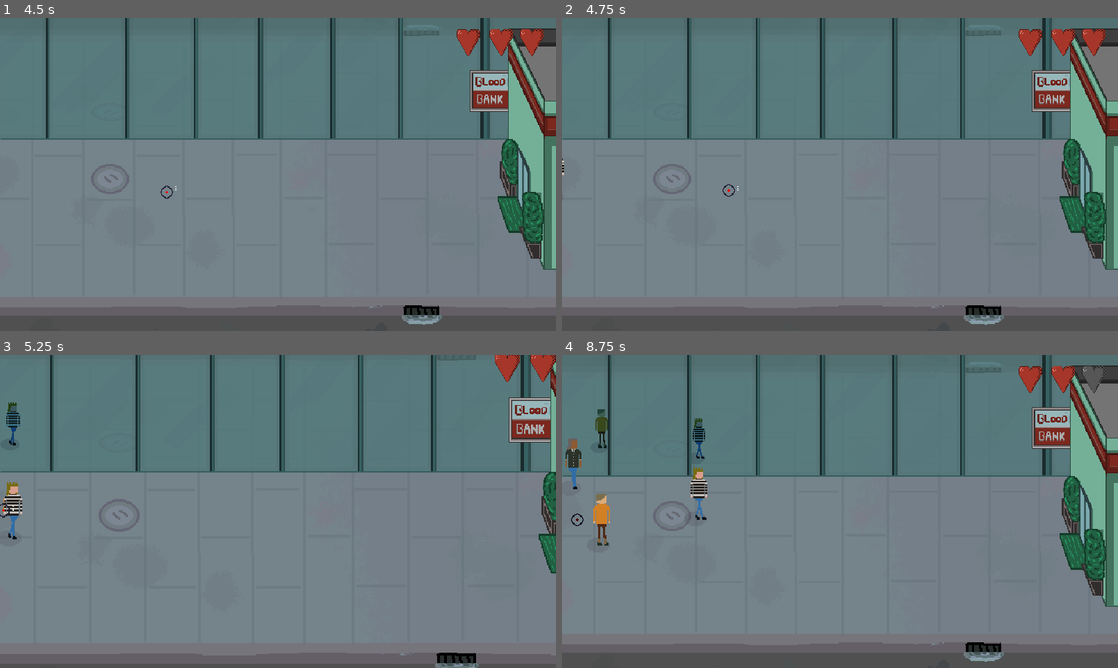
Above: before the commit, frames 1-4 (two rows, left to right).
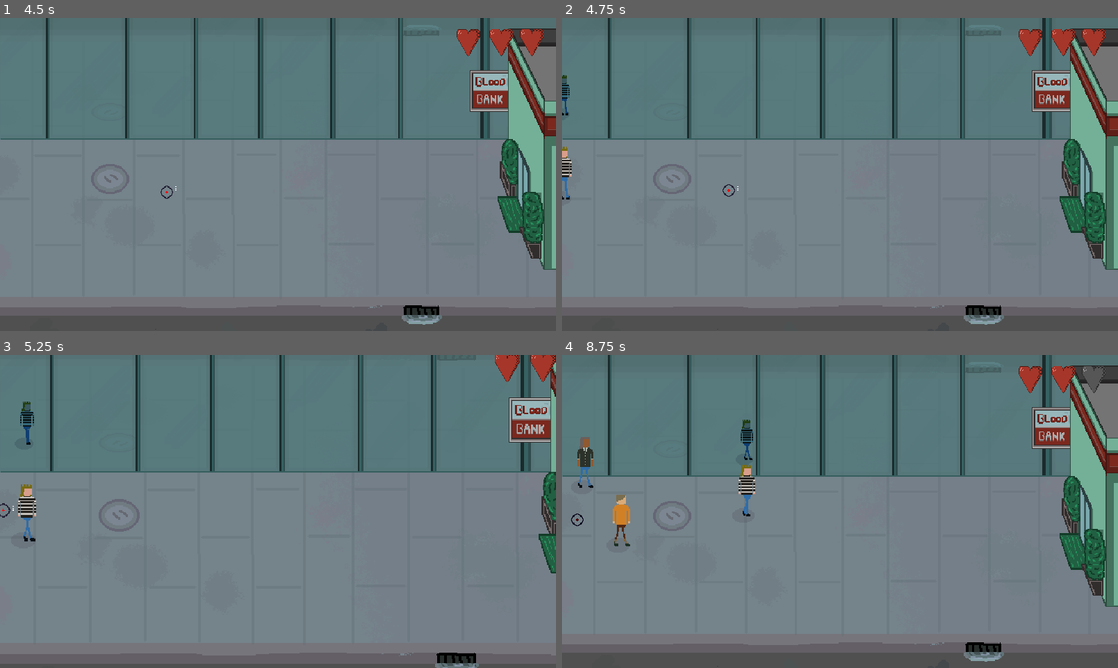
Above: after the commit, the same moments.

Repository: Niimphu/GWJ75
Game: Godot game, scene res://scenes/ui/main_menu.tscn
The game is run twice, just before and just after one commit, with the same random seed, the same clock (stepped at 60 frames per second) and the same inputs. Sound files missing from this copy of the repository are replaced by a short silence.
Inputs (mouse positions are in pixels of both pictures, inside the frame that each line leads up to):
- Up to frame 1 (4.5 s): click "Play" at 0.5 s; click "Play" at 1.25 s; click "Play" at 2 s; click "GOT IT" at 2.75 s; tap Enter at 3.5 s; move the mouse to (400, 158) at 3.52 s; click (400, 158) at 3.6 s; tap Space at 4.25 s; move the mouse to (166, 190) at 4.27 s; click (166, 190) at 4.35 s
- Up to frame 2 (4.75 s): no input
- Up to frame 3 (5.25 s): move the mouse to (5, 511) at 5.02 s; right-click (5, 511) at 5.1 s
- Up to frame 4 (8.75 s): click (567, 511) at 5.3 s; move the mouse to (812, 574) at 5.77 s; click (812, 574) at 5.85 s; move the mouse to (600, 539) at 6.52 s; click (600, 539) at 6.6 s; tap Escape (pause) at 7.15 s; click "Back" at 7.25 s; move the mouse to (578, 520) at 8.02 s; right-click (578, 520) at 8.1 s; click (578, 520) at 8.3 s; tap R (reload) at 8.65 s

Frame 1 is identical in both runs. In frame 2, 0.3% of the frame differs, in the area x 0-2%, y 18-58%; in frame 3, 1.0%; in frame 4, 2.1%, in the area x 0-35%, y 17-62%.

Commit message:
bus and stuff

Diff:
--- a/globals/god.gd
+++ b/globals/god.gd
@@ -6,6 +6,7 @@
 signal resume
 
 var skip_tutorial: bool = false
+var shooting_bus: bool = false
 
 
 func reset_sound() -> void:
--- a/scenes/entities/character.gd
+++ b/scenes/entities/character.gd
@@ -16,12 +16,13 @@
 @onready var Slurp := $Slurp
 
 
-var speed: float = 50
+var speed: float = 55
 var direction := Vector2.RIGHT
 var scale_factor: float = 1.0
 var time := 0.0
 var alive := true
 var paused := false
+var time_mod := 500
 
 var base: int
 var body: int
@@ -34,9 +35,9 @@
 signal mouse_off(character: CharacterBody2D)
 
 func _ready():
-	speed += RNG.randi_in_range(-15, 15)
+	speed += RNG.randi_in_range(-10, 10)
 	if is_runner:
-		speed *= 1.5
+		speed *= 2
 
 	base = RNG.randi_in_range(1, 3) * 7
 	if base == 7:
@@ -52,7 +53,11 @@
 
 	colour_hair()
 	Step.pitch_scale += RNG.rand_weight() * 2 - 0.5
-	Death.pitch_scale += RNG.rand_weight() - 0.3
+	if is_vampire:
+		Death.pitch_scale -= RNG.rand_weight() / 2
+	else:
+		Death.pitch_scale += RNG.rand_weight() - 0.3
+
 
 	Animator.animation_finished.connect(die)
 	God.pause.connect(pause)
@@ -75,7 +80,7 @@
 func _process(delta):
 	if paused:
 		return
-	time += delta * 500
+	time += delta * time_mod
 	if alive and time > speed:
 		time = 0
 		update_sprite_frames()
@@ -116,7 +121,7 @@
 	Shadow.set_texture(SpritePreloader.get_shadow())
 	Slurp.stream = SpritePreloader.get_resource("schlurp")
 	Step.stream = SpritePreloader.get_resource("step")
-	Step.play()
+	#Step.play()
 	if is_vampire:
 		Death.stream = SpritePreloader.get_resource("ugh")
 	else:
--- a/scenes/entities/character.tscn
+++ b/scenes/entities/character.tscn
@@ -250,16 +250,15 @@
 color_ramp = SubResource("Gradient_leekk")
 
 [node name="Step" type="AudioStreamPlayer" parent="."]
-volume_db = -8.506
-autoplay = true
+bus = &"SFX"
 
 [node name="Death" type="AudioStreamPlayer" parent="."]
-volume_db = -10.306
 pitch_scale = 1.5
+bus = &"SFX"
 
 [node name="Slurp" type="AudioStreamPlayer" parent="."]
-volume_db = -6.559
 pitch_scale = 1.4
+bus = &"SFX"
 
 [connection signal="mouse_entered" from="Hurtbox" to="." method="_on_hurtbox_mouse_entered"]
 [connection signal="mouse_exited" from="Hurtbox" to="." method="_on_hurtbox_mouse_exited"]
--- a/scenes/levels/game.gd
+++ b/scenes/levels/game.gd
@@ -1,7 +1,7 @@
 extends Node2D
 
 ## Approximately 1 in vampire_rarity NPCs will be spawned as vampires
-@export var vampire_rarity := 5
+@export var vampire_rarity := 4
 ## How often difficulty increases in seconds
 @export var difficulty_timer := 15
 ## Multiplier for time between vampire spawns each time difficulty increases
@@ -19,9 +19,9 @@
 @onready var Animator := $AnimationPlayer
 @onready var Difficulty := $DifficultyTimer
 @onready var screen_centre := Camera.get_screen_center_position()
-#@onready var Bar := $UI/MarginContainer/HBoxContainer/VBoxContainer/ProgressBar
 @onready var Hearts := $Health
 @onready var Music: AudioStreamPlayer = $Music
+@onready var Bus := $SchoolBus
 
 var time := 0.0
 var vampire_rate := 3
@@ -49,11 +49,12 @@
 
 	Spawner.mirror_bottom = $Window.bottom_edge
 	vampire_rate += RNG.randi_in_range(0, 2)
-	get_tree().create_timer(30).timeout.connect(spawn_runners)
 
 	Difficulty.wait_time = difficulty_timer
 	Difficulty.start()
 	Difficulty.timeout.connect(bump_difficulty)
+	$BusTimer.start()
+	$SpawnRunners.start()
 
 
 func fade_in_music() -> void:
@@ -92,7 +93,7 @@
 
 
 func shoot() -> void:
-	if characters_under_mouse.is_empty():
+	if characters_under_mouse.is_empty() or God.shooting_bus:
 		return
 
 	var shot_character: CharacterBody2D = null
@@ -106,6 +107,8 @@
 			shot_character = character
 
 	characters_under_mouse.erase(shot_character)
+	if !(is_instance_valid(shot_character)):
+		return
 	shot_character.be_shot()
 	if shot_character.is_runner:
 		runners_killed += 1
@@ -114,10 +117,6 @@
 	else:
 		civilians_killed += 1
 		lose_life()
-
-
-func spawn_runners() -> void:
-	runners_can_spawn = true
 
 
 func spawn_character() -> void:
@@ -171,12 +170,26 @@
 
 func pause() -> void:
 	paused = true
+	$BusTimer.paused = true
+	Difficulty.paused = true
 
 
 func resume() -> void:
 	paused = false
 	resuming = true
+	$BusTimer.paused = false
+	Difficulty.paused = false
 
 
 func _on_shoot_finished():
 	HitSound.play()
+
+
+func _on_bus_timer_timeout():
+	if paused:
+		return
+	Bus.bussing()
+
+
+func _on_spawn_runners_timeout():
+	runners_can_spawn = true
--- a/scenes/levels/level.tscn
+++ b/scenes/levels/level.tscn
@@ -28,8 +28,11 @@
 [ext_resource type="Texture2D" uid="uid://bf1tkmukeulq8" path="res://assets/images/Bullets.png" id="16_wdyo0"]
 [ext_resource type="AudioStream" uid="uid://bpwx2luw453vx" path="res://assets/sounds/Empty.mp3" id="19_dhhhc"]
 [ext_resource type="Texture2D" uid="uid://bwb64hvpxleya" path="res://assets/images/Bloodbank.png" id="19_ya5xb"]
+[ext_resource type="Script" path="res://scenes/levels/school_bus.gd" id="23_c2sah"]
 [ext_resource type="Texture2D" uid="uid://2w370aky3mx2" path="res://assets/images/Health.png" id="23_orcyr"]
 [ext_resource type="Script" path="res://scenes/levels/health.gd" id="23_v5ako"]
+[ext_resource type="Texture2D" uid="uid://ca38yexivg1xy" path="res://assets/images/Bus.png" id="23_xesw7"]
+[ext_resource type="AudioStream" uid="uid://dcqapvr3wo1ks" path="res://assets/sounds/BusGoingPast.mp3" id="25_ke8y8"]
 [ext_resource type="PackedScene" uid="uid://di0r42j8yn1ef" path="res://scenes/ui/volume.tscn" id="26_m8bs0"]
 [ext_resource type="AudioStream" uid="uid://sbkqfwng2say" path="res://assets/sounds/shot2.wav" id="27_wugen"]
 [ext_resource type="Texture2D" uid="uid://dq4w232ykprmv" path="res://assets/images/Screenshot.png" id="28_07p7x"]
@@ -108,6 +111,71 @@
 
 [sub_resource type="WorldBoundaryShape2D" id="WorldBoundaryShape2D_2c4es"]
 
+[sub_resource type="RectangleShape2D" id="RectangleShape2D_n7l2h"]
+size = Vector2(432.042, 154.856)
+
+[sub_resource type="Animation" id="Animation_7ouey"]
+resource_name = "drive"
+length = 7.0
+step = 0.1
+tracks/0/type = "value"
+tracks/0/imported = false
+tracks/0/enabled = true
+tracks/0/path = NodePath(".:position")
+tracks/0/interp = 1
+tracks/0/loop_wrap = true
+tracks/0/keys = {
+"times": PackedFloat32Array(0, 3.8, 7),
+"transitions": PackedFloat32Array(1, 1, 1),
+"update": 0,
+"values": [Vector2(1000, 286.766), Vector2(1000, 286.766), Vector2(-400, 286.766)]
+}
+tracks/1/type = "value"
+tracks/1/imported = false
+tracks/1/enabled = true
+tracks/1/path = NodePath("BusSound:playing")
+tracks/1/interp = 1
+tracks/1/loop_wrap = true
+tracks/1/keys = {
+"times": PackedFloat32Array(0, 0.1),
+"transitions": PackedFloat32Array(1, 1),
+"update": 1,
+"values": [false, true]
+}
+
+[sub_resource type="Animation" id="Animation_i0nrb"]
+length = 0.001
+tracks/0/type = "value"
+tracks/0/imported = false
+tracks/0/enabled = true
+tracks/0/path = NodePath(".:position")
+tracks/0/interp = 1
+tracks/0/loop_wrap = true
+tracks/0/keys = {
+"times": PackedFloat32Array(0),
+"transitions": PackedFloat32Array(1),
+"update": 0,
+"values": [Vector2(973.433, 286.766)]
+}
+tracks/1/type = "value"
+tracks/1/imported = false
+tracks/1/enabled = true
+tracks/1/path = NodePath("BusSound:playing")
+tracks/1/interp = 1
+tracks/1/loop_wrap = true
+tracks/1/keys = {
+"times": PackedFloat32Array(0),
+"transitions": PackedFloat32Array(1),
+"update": 1,
+"values": [false]
+}
+
+[sub_resource type="AnimationLibrary" id="AnimationLibrary_xk1h3"]
+_data = {
+"RESET": SubResource("Animation_i0nrb"),
+"drive": SubResource("Animation_7ouey")
+}
+
 [sub_resource type="Animation" id="Animation_w2grq"]
 length = 0.001
 tracks/0/type = "value"
@@ -147,7 +215,7 @@
 }
 
 [sub_resource type="Gradient" id="Gradient_jnxjj"]
-colors = PackedColorArray(1, 0.47, 0.478833, 1, 0.25, 0.0333333, 0, 1)
+colors = PackedColorArray(0.554572, 0, 0.12024, 1, 0.25, 0.0333333, 0, 1)
 
 [sub_resource type="GradientTexture2D" id="GradientTexture2D_xabg8"]
 gradient = SubResource("Gradient_jnxjj")
@@ -310,6 +378,13 @@
 [node name="DifficultyTimer" type="Timer" parent="Game"]
 wait_time = 10.0
 
+[node name="SpawnRunners" type="Timer" parent="Game"]
+wait_time = 35.0
+one_shot = true
+
+[node name="BusTimer" type="Timer" parent="Game"]
+wait_time = 40.0
+
 [node name="Spawner" type="Line2D" parent="Game"]
 position = Vector2(-97, 172)
 points = PackedVector2Array(57, -19, 56.6224, 135.003)
@@ -331,6 +406,30 @@
 
 [node name="Characters" type="Node2D" parent="Game"]
 y_sort_enabled = true
+
+[node name="SchoolBus" type="Area2D" parent="Game"]
+modulate = Color(0.851769, 0.851769, 0.851769, 1)
+position = Vector2(973.433, 286.766)
+script = ExtResource("23_c2sah")
+
+[node name="CollisionShape2D" type="CollisionShape2D" parent="Game/SchoolBus"]
+position = Vector2(6.50079, 10.7194)
+shape = SubResource("RectangleShape2D_n7l2h")
+
+[node name="Sprite2D" type="Sprite2D" parent="Game/SchoolBus"]
+scale = Vector2(1.5, 1.5)
+texture = ExtResource("23_xesw7")
+
+[node name="BusSound" type="AudioStreamPlayer" parent="Game/SchoolBus"]
+stream = ExtResource("25_ke8y8")
+volume_db = 10.306
+pitch_scale = 0.5
+bus = &"Environment"
+
+[node name="AnimationPlayer" type="AnimationPlayer" parent="Game/SchoolBus"]
+libraries = {
+"": SubResource("AnimationLibrary_xk1h3")
+}
 
 [node name="Overlay" type="ColorRect" parent="Game"]
 offset_right = 641.0
@@ -424,6 +523,7 @@
 position_smoothing_speed = 10.0
 
 [node name="GG" type="Control" parent="."]
+visible = false
 layout_mode = 1
 anchors_preset = 15
 anchor_right = 1.0
@@ -508,6 +608,7 @@
 text = "Main Menu"
 
 [node name="Tutorial" type="Control" parent="."]
+visible = false
 layout_mode = 1
 anchors_preset = 15
 anchor_right = 1.0
@@ -666,7 +767,12 @@
 color = Color(0, 0, 0, 0)
 metadata/_edit_lock_ = true
 
+[connection signal="timeout" from="Game/SpawnRunners" to="Game" method="_on_spawn_runners_timeout"]
+[connection signal="timeout" from="Game/BusTimer" to="Game" method="_on_bus_timer_timeout"]
 [connection signal="body_entered" from="Game/Goal" to="Game/Goal" method="_on_body_entered"]
+[connection signal="mouse_entered" from="Game/SchoolBus" to="Game/SchoolBus" method="_on_mouse_entered"]
+[connection signal="mouse_exited" from="Game/SchoolBus" to="Game/SchoolBus" method="_on_mouse_exited"]
+[connection signal="animation_finished" from="Game/SchoolBus/AnimationPlayer" to="Game/SchoolBus" method="_on_animation_player_animation_finished"]
 [connection signal="finished" from="Game/Gun/Shoot" to="Game" method="_on_shoot_finished"]
 [connection signal="finished" from="Game/Gun/Shoot" to="Game/Gun" method="_on_shoot_finished"]
 [connection signal="timeout" from="Game/Gun/CockingTimer" to="Game/Gun" method="_on_cocking_timer_timeout"]
--- /dev/null
+++ b/scenes/levels/school_bus.gd
@@ -0,0 +1,20 @@
+extends Area2D
+
+@onready var Animator := $AnimationPlayer
+@onready var reset := global_position
+
+
+func bussing() -> void:
+	Animator.play("drive")
+
+
+func _on_animation_player_animation_finished(_anim_name):
+	global_position = reset
+
+
+func _on_mouse_entered():
+	God.shooting_bus = true
+
+
+func _on_mouse_exited():
+	God.shooting_bus = false
--- a/scenes/levels/spawner.gd
+++ b/scenes/levels/spawner.gd
@@ -10,11 +10,12 @@
 
 func spawn_character(Characters: Node2D, Reflections: Node2D, vampire: bool = false, can_be_runner: bool = false) -> CharacterBody2D:
 	var new_character = character_scene.instantiate()
+	new_character.is_vampire = vampire
 	new_character.set("global_position", get_random_spawn_location())
 	new_character.set_sprites(SpritePreloader)
 	Characters.add_child(new_character)
-	new_character.is_vampire = vampire
-	if vampire and can_be_runner and RNG.randi_in_range(0, 5) == 0:
+	if vampire and can_be_runner and RNG.randi_in_range(0, 4) == 0:
+		new_character.speed *= 1.5
 		new_character.is_runner = true
 	if not vampire:
 		spawn_reflection(new_character, Reflections)
Binary file added: assets/images/Bus.png
Not shown, added: assets/images/Bus.png.import
Not shown, added: assets/sounds/BusGoingPast.mp3.import
Not shown: 1 places in scenes/levels/level.tscn that only renumber resources
Not shown, added: assets/sounds/BusGoingPast.mp3
